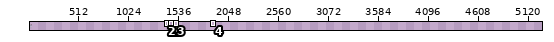
Two versions of one sprite sheet, Orbsmash/Content/Sprites/Characters/Spaceman/Spaceman.png. The first picture is a wide view before the edit; the outline marks the close-up.
Close-up. As it was:
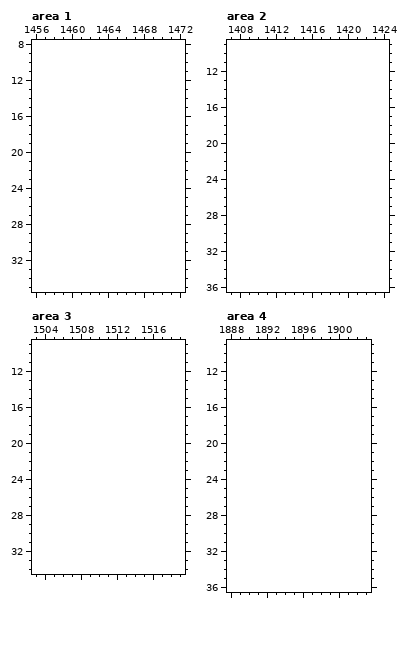
The file is 32x32 pixels. Shown: area 1: x 1456..1472, y 8..35; area 2: x 1407..1424, y 9..36; area 3: x 1503..1519, y 9..34; area 4: x 1888..1903, y 9..36. The old version is drawn lined up with the new one, on the new canvas. The wide view leaves out empty margins. The commit also changed other parts of the picture, which this record leaves out.
After the commit:
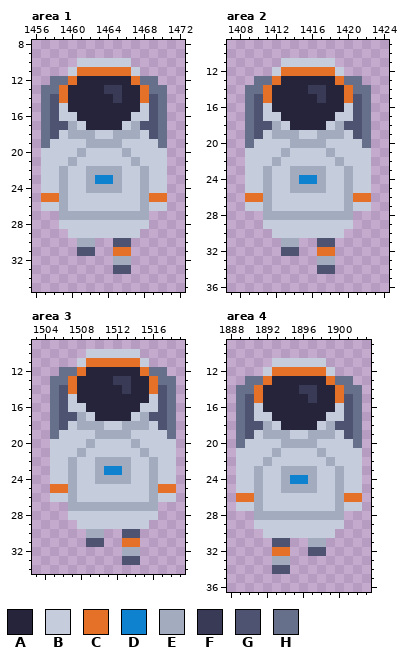
Palette (. is transparent): A #26243a  B #c5cddc  C #e57028  D #0e82ce  E #a3acbe  F #393a56  G #4e5371  H #67708b
Change:
canvas 32x32 -> 5280x48, the old top-left corner now at 8,8
Changed rows in their new state; - is an unchanged pixel.
Area 1:
first column x 1457:
10 ----BBBBBB----
11 ---BCCCCCCB---
12 -HHCAAAAAACHH-
13 HHCAAAAFFAACHH
14 HGCAAAAAFAACGH
15 HGBAAAAAAAABGH
16 HGBBAAAAAABBGH
17 HGGEBAAAABEGGH
18 HGBEEEBBEEEBGH
19 HBBBBEEEEBBBBH
20 BBBBEBBBBEBBBB
21 BBBEBBBBBBEBBB
22 BBEBBEEEEBBEBB
23 BBEBBEDDEBBEBB
24 BBEBBEEEEBBEBB
25 CCEBBBBBBBBECC
26 BBEBBBBBBBBEBB
27 --EEEEEEEEEE--
28 --BBBBBBBBBB--
29 ---BBBBBBBB---
30 ----EE--GG----
31 ----GG--CC----
32 --------EE----
33 --------GG----
Area 2:
first column x 1409:
11 ----BBBBBB----
12 ---BCCCCCCB---
13 -HHCAAAAAACHH-
14 HHCAAAAFFAACHH
15 HGCAAAAAFAACGH
16 HGBAAAAAAAABGH
17 HGBBAAAAAABBGH
18 HGGEBAAAABEGGH
19 HGBEEEBBEEEBGH
20 HBBBBEEEEBBBBH
21 BBBBEBBBBEBBBB
22 BBBEBBBBBBEBBB
23 BBEBBEEEEBBEBB
24 BBEBBEDDEBBEBB
25 BBEBBEEEEBBEBB
26 CCEBBBBBBBBECC
27 BBEBBBBBBBBEBB
28 --EEEEEEEEEE--
29 --BBBBBBBBBB--
30 ---BBBBBBBB---
31 ----EE--GG----
32 ----GG--CC----
33 --------EE----
34 --------GG----
Area 3:
first column x 1505:
10 ----BBBBBB----
11 ---BCCCCCCB---
12 -HHCAAAAAACHH-
13 HHCAAAAFFAACHH
14 HGCAAAAAFAACGH
15 HGBAAAAAAAABGH
16 HGBBAAAAAABBGH
17 HGGEBAAAABEGGH
18 HGBEEEBBEEEBGH
19 HBBBBEEEEBBBBH
20 BBBBEBBBBEBBBB
21 BBBEBBBBBBEBBB
22 BBEBBEEEEBBEBB
23 BBEBBEDDEBBEBB
24 BBEBBEEEEBBEBB
25 CCEBBBBBBBBECC
26 BBEBBBBBBBBEBB
27 --EEEEEEEEEE--
28 --BBBBBBBBBB--
29 ---BBBBBBBB---
30 ----EE--GG----
31 ----GG--CC----
32 --------EE----
33 --------GG----
Area 4:
first column x 1889:
11 ----BBBBBB----
12 ---BCCCCCCB---
13 -HHCAAAAAACHH-
14 HHCAAAAFFAACHH
15 HGCAAAAAFAACGH
16 HGBAAAAAAAABGH
17 HGBBAAAAAABBGH
18 HGGEBAAAABEGGH
19 HGBEEEBBEEEBGH
20 HBBBBEEEEBBBBH
21 BBBBEBBBBEBBBB
22 BBBEBBBBBBEBBB
23 BBEBBEEEEBBEBB
24 BBEBBEDDEBBEBB
25 BBEBBEEEEBBEBB
26 CCEBBBBBBBBECC
27 BBEBBBBBBBBEBB
28 --EEEEEEEEEE--
29 --BBBBBBBBBB--
30 ---BBBBBBBB---
31 ----GG--EE----
32 ----CC--GG----
33 ----EE--------
34 ----GG--------
